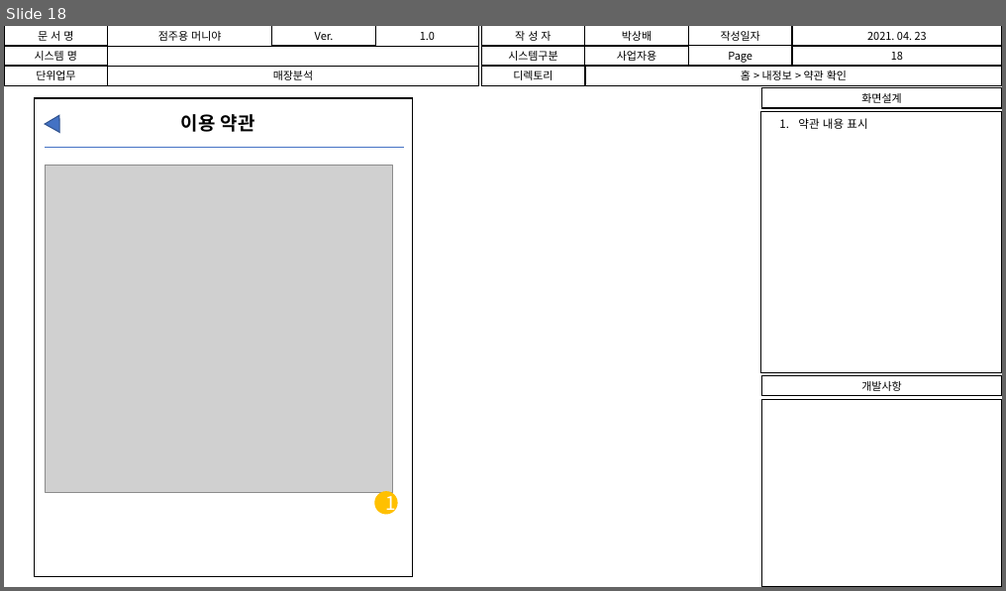
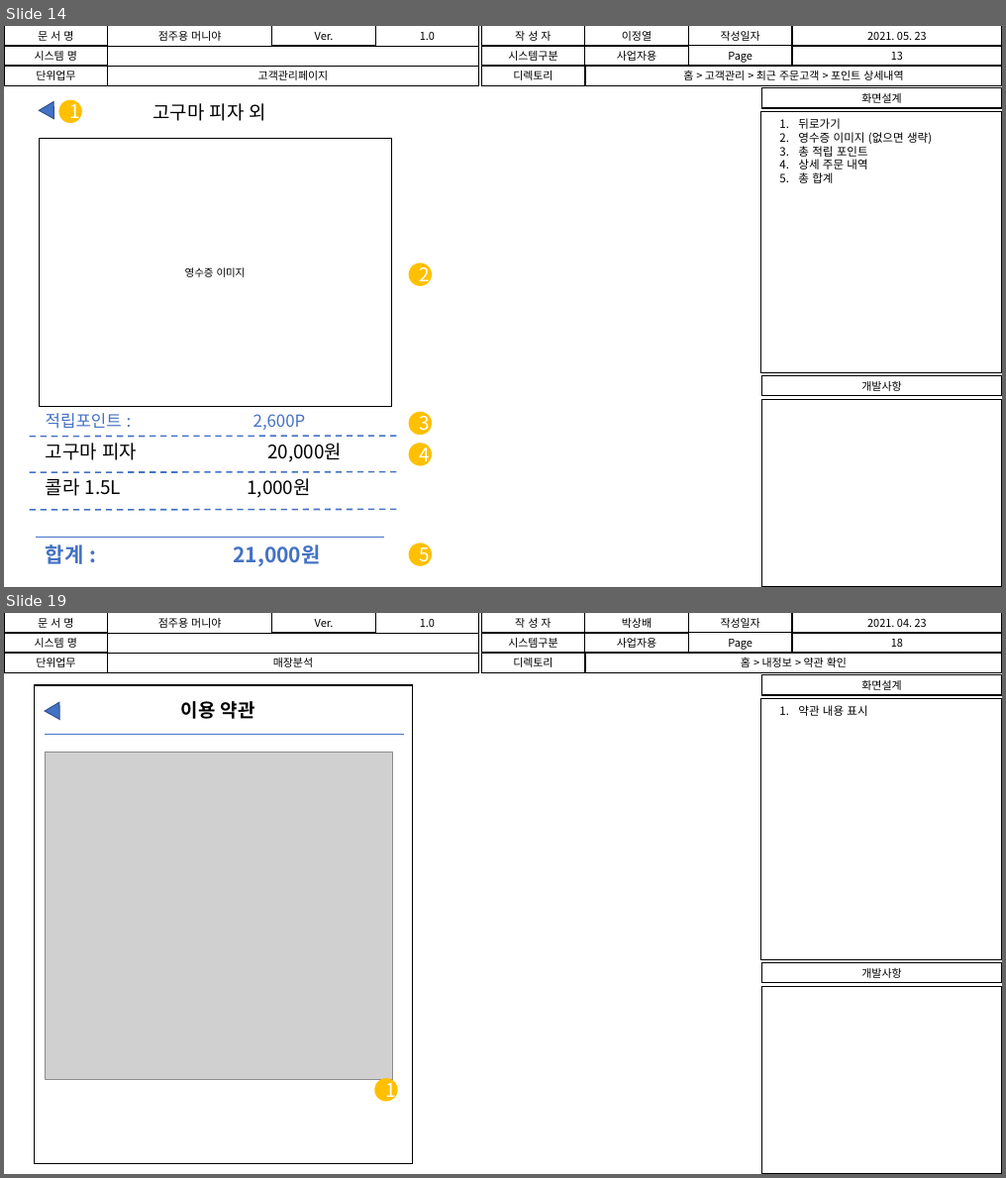
Before and after one commit to leedors527/mp, a slide deck: 점주용 머니야 스토리보드(디자이너, 개발자)v1.2.pptx. Shown one above the other, each under a label of ours: slide 18 before the commit, slides 14 and 19 after it; the slides between them are not shown. The pictures are 1006x591 and 1006x1178 pixels, drawn with LibreOffice and Linux fonts; fonts in the diff are those of the drawing; grey boxes stand for pictures. Boxes give left, top, right and bottom in pixels: in the first picture for what was removed or moved away, otherwise in the second. Text is boxed around its words. In the diff, an @@ line names an element or a change of style, - is before the commit and + after.

```diff
--- a/점주용 머니야 스토리보드(디자이너, 개발자)v1.2.pptx
+++ b/점주용 머니야 스토리보드(디자이너, 개발자)v1.2.pptx
@@ slide 14 added at [4, 26, 1002, 587], background #FFFFFF @@
@@ group added at [4, 26, 1002, 85]: 18 rectangles @@
+문 서 명
+점주용 머니야
+작 성 자
+단위업무
+Ver.
+고객관리페이지
+시스템 명
+이정열
+작성일자
+2021. 05. 23
+시스템구분
+사업자용
+Page
+13
+디렉토리
+홈 > 고객관리 > 최근 주문고객 > 포인트 상세내역
+1.0
@@ triangle added at [39, 97, 61, 119], fill #4472C4, outline #325491 1 pt @@
@@ ellipse added at [59, 100, 82, 123], fill #FFC000, outline #FFC000 1 pt, 18 pt, text #FFFFFF @@
+1
@@ text added at [152, 103, 266, 121], 18 pt, text #000000 @@
+고구마 피자 외
@@ rectangle added at [761, 88, 1002, 108], outline #000000 1 pt, 10.5 pt, text #000000 @@
+화면설계
@@ rectangle added at [761, 112, 1002, 372], outline #000000 1 pt @@
@@ rectangle added at [40, 138, 391, 407], fill #FFFFFF, outline #000000 0.25 pt, 10 pt, text #000000 @@
+영수증 이미지
@@ text added at [798, 118, 932, 183], 11 pt, text #000000 @@
+1. 뒤로가기
+2. 영수증 이미지 (없으면 생략)
+3. 총 적립 포인트
+4. 상세 주문 내역
+5. 총 합계
@@ ellipse added at [409, 264, 432, 285], fill #FFC000, outline #FFC000 1 pt, 18 pt, text #FFFFFF @@
+2
@@ rectangle added at [761, 376, 1002, 396], outline #000000 1 pt, 10.5 pt, text #000000 @@
+개발사항
@@ rectangle added at [761, 399, 1002, 587], outline #000000 1 pt @@
@@ line added from (30, 436) to (399, 436), #4472C4 1.5 pt dashed @@
@@ text added at [46, 413, 305, 430], 16 pt, text #4472C4 @@
+적립포인트 : 2,600P
@@ ellipse added at [409, 412, 432, 435], fill #FFC000, outline #FFC000 1 pt, 18 pt, text #FFFFFF @@
+3
@@ text added at [46, 443, 342, 463], 18 pt, text #000000 @@
+고구마 피자 20,000원
@@ ellipse added at [409, 444, 432, 467], fill #FFC000, outline #FFC000 1 pt, 18 pt, text #FFFFFF @@
+4
@@ line added from (30, 472) to (399, 472), #4472C4 1.5 pt dashed @@
@@ text added at [46, 478, 311, 498], 18 pt, text #000000 @@
+콜라 1.5L 1,000원
@@ line added from (30, 510) to (399, 509), #4472C4 1.5 pt dashed @@
@@ line added from (36, 537) to (384, 537), #4472C4 0.5 pt @@
@@ text added at [46, 545, 320, 567], 20 pt, text #4472C4, bold @@
+합계 : 21,000원
@@ ellipse added at [409, 544, 432, 567], fill #FFC000, outline #FFC000 1 pt, 18 pt, text #FFFFFF @@
+5
@@ what was slide 18 is now slide 19 @@
```
Also in this commit, not shown: 15 slides changed.
